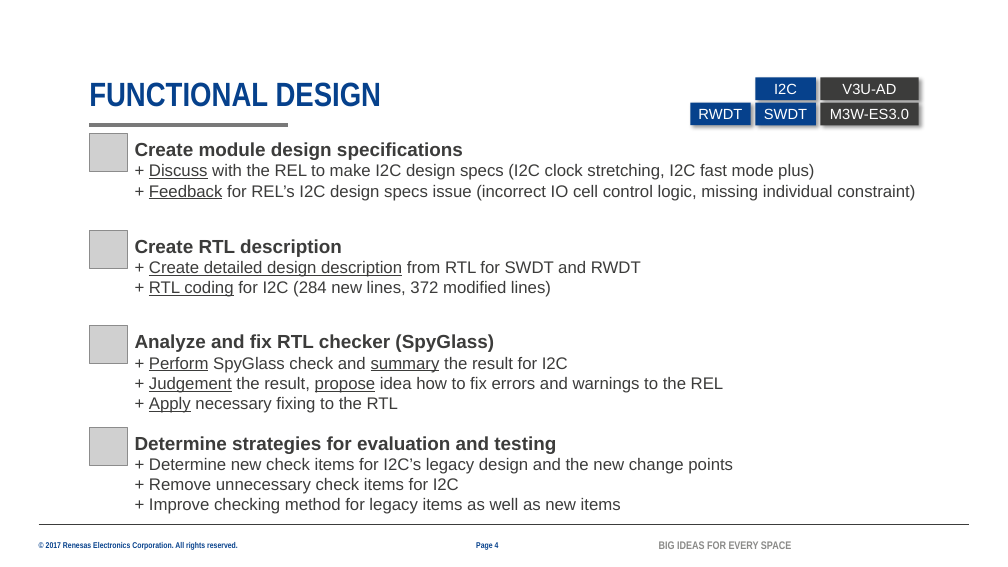
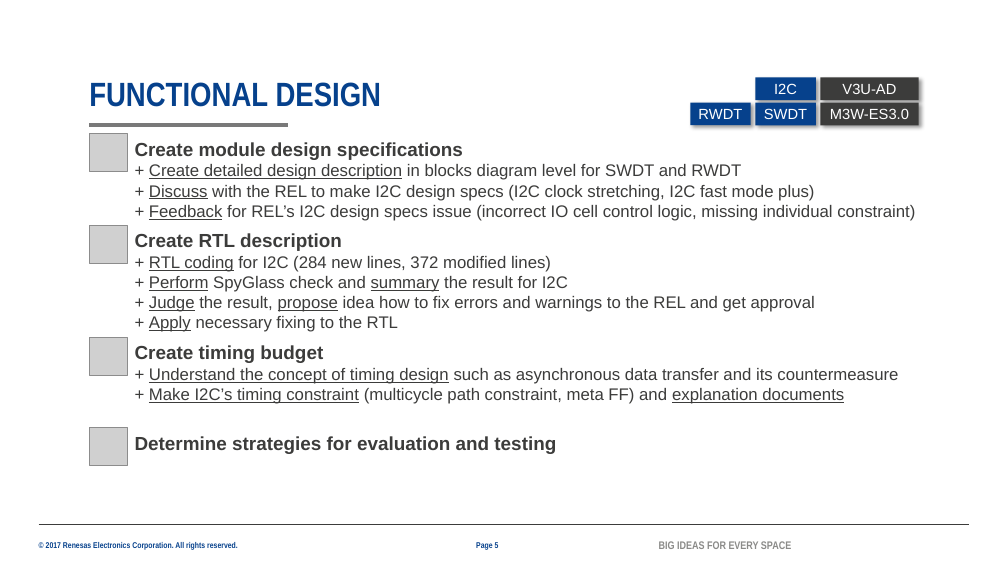
Before and after one commit to lesyhau/bridge, a slide deck: slide 5 of 2082_HauSyLe_PER_MentorMentee_26G.pptx (slide 4 before the commit). Drawn at 1008x567 pixels with LibreOffice and Linux fonts; fonts in the diff are those of the drawing; grey boxes stand for pictures; background and template pictures are left out. Boxes give left, top, right and bottom in pixels: in the first picture for what was removed or moved away, otherwise in the second. Text is boxed around its words. In the diff, an @@ line names an element or a change of style, - is before the commit and + after.

```diff
--- a/2082_HauSyLe_PER_MentorMentee_26G.pptx
+++ b/2082_HauSyLe_PER_MentorMentee_26G.pptx
@@ text at [149, 164, 741, 180]: paragraph added @@
++ Create detailed design description in blocks diagram level for SWDT and RWDT
@@ picture: place and size @@
-picture at [89, 231, 127, 268]
+picture at [89, 225, 127, 263]
@@ text at [149, 261, 641, 277]: paragraph removed @@
-+ Create detailed design description from RTL for SWDT and RWDT
@@ text at [149, 276, 815, 332]: paragraphs added @@
++ Perform SpyGlass check and summary the result for I2C
++ Judge the result, propose idea how to fix errors and warnings to the REL and get approval
++ Apply necessary fixing to the RTL
@@ picture: place and size @@
-picture at [89, 326, 127, 364]
+picture at [89, 337, 127, 375]
@@ text removed at [135, 334, 724, 413] @@
-Analyze and fix RTL checker (SpyGlass)
-+ Perform SpyGlass check and summary the result for I2C
-+ Judgement the result, propose idea how to fix errors and warnings to the REL
-+ Apply necessary fixing to the RTL
@@ text added at [135, 345, 898, 404], 16 pt, text #3C3C3B @@
+Create timing budget
++ Understand the concept of timing design such as asynchronous data transfer and its countermeasure
++ Make I2C’s timing constraint (multicycle path constraint, meta FF) and explanation documents
@@ text at [149, 458, 733, 514]: paragraphs removed @@
-+ Determine new check items for I2C’s legacy design and the new change points
-+ Remove unnecessary check items for I2C
-+ Improve checking method for legacy items as well as new items
```
Also in this commit, not shown: 11 other slides changed, 2 slides added, 1 slide removed, 1 other file.
